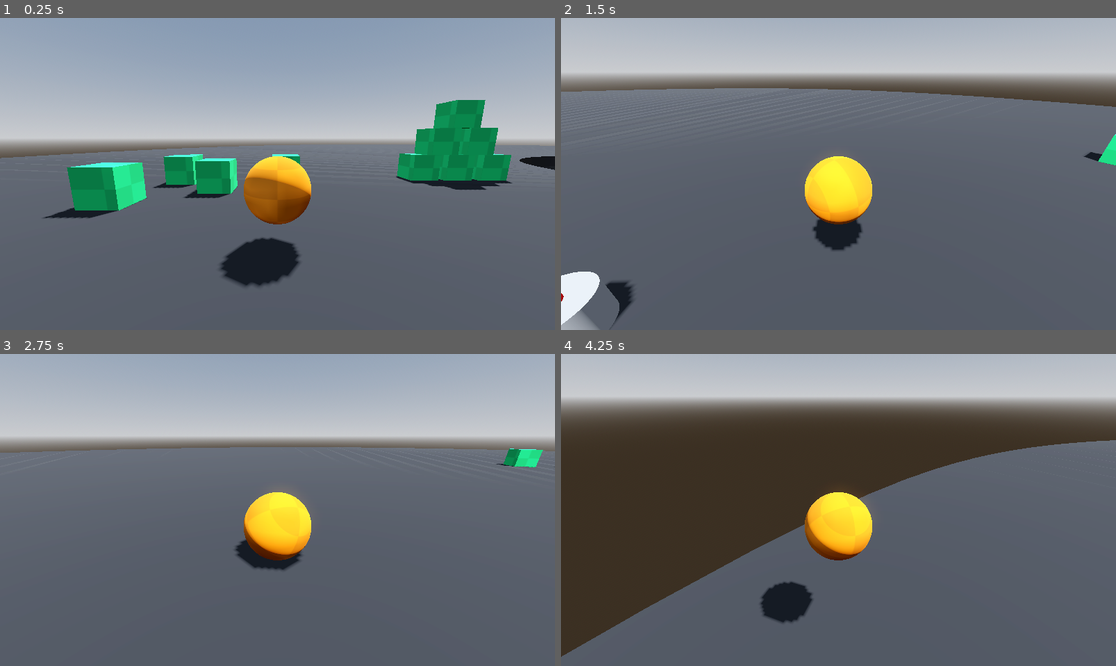
Above: before the commit, frames 1-4 (two rows, left to right).
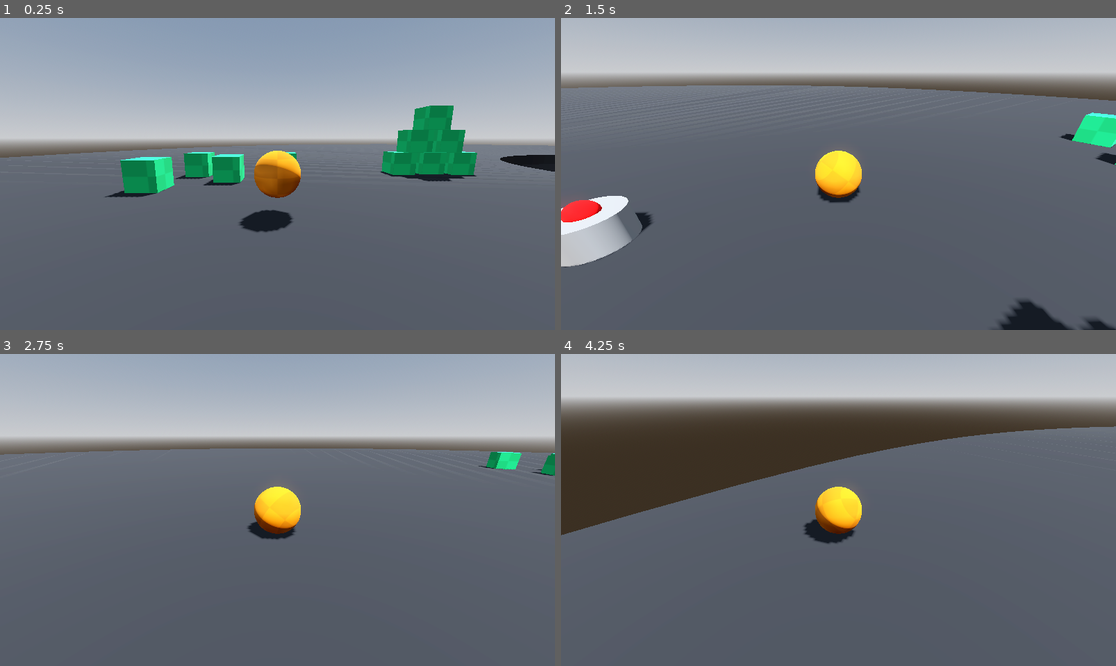
Above: after the commit, the same moments.

Repository: acrmine/3DBeatEmUpExplorer
Game: Godot game, scene res://MainLevel.tscn
Two runs of this game, one before a commit and one after it. Both use one fixed random seed, a clock stepped at 60 frames per second and the inputs below.
Inputs (mouse positions are in pixels of both pictures, inside the frame that each line leads up to):
- Up to frame 1 (0.25 s): no input
- Up to frame 2 (1.5 s): tap Enter at 0.5 s; move the mouse to (960, 158) at 0.52 s; hold D (move_right) 0.53-1.28 s; hold Shift (dive) 0.53-1.28 s; click (960, 158) at 0.67 s; tap Space (jump) at 0.77 s; move the mouse to (810, 174) at 1.27 s; hold W (move_forward) from 1.28 s (still down); tap Shift (dive) at 1.35 s
- Up to frame 3 (2.75 s): keep holding W (move_forward); tap Space (jump) at 1.52 s; move the mouse to (288, 503) at 2.02 s; hold Shift (dive) from 2.03 s (still down)
- Up to frame 4 (4.25 s): keep holding W (move_forward); move the mouse to (832, 516) at 2.77 s; release Shift (dive) at 2.78 s; tap Shift (dive) at 2.85 s; tap Space (jump) at 3.02, 3.77 s; move the mouse to (877, 513) at 3.52 s; hold Shift (dive) from 3.53 s (still down)

The runs differ from the first frame. In frame 1, 11% of the frame differs, in the area x 0-100%, y 26-86%; in frame 2, 9.0%; in frame 3, 3.4%; in frame 4, 20%, in the area x 0-100%, y 23-98%.

Commit message:
Added a little more organization for diving

Diff:
--- a/MainLevel.tscn
+++ b/MainLevel.tscn
@@ -36,32 +36,34 @@
 [node name="Shield_Enemy" parent="." instance=ExtResource("3_rlx2o")]
 transform = Transform3D(1, 0, 0, 0, 1, 0, 0, 0, 1, -20.154743, 7.280444, 0.55051327)
 
-[node name="PhysicsBox" parent="." instance=ExtResource("4_rlx2o")]
-transform = Transform3D(1, 0, 0, 0, 1, 0, 0, 0, 1, -32.478916, 7.985868, -3.4624956)
+[node name="PhysicsBoxes" type="Node" parent="."]
 
-[node name="PhysicsBox2" parent="." instance=ExtResource("4_rlx2o")]
-transform = Transform3D(1, 0, 0, 0, 1, 0, 0, 0, 1, -34.03298, 7.7313128, -4.6400642)
+[node name="PhysicsBox" parent="PhysicsBoxes" instance=ExtResource("4_rlx2o")]
+transform = Transform3D(1, 0, 0, 0, 1, 0, 0, 0, 1, -32.478916, 7.985868, -3.6657164)
 
-[node name="PhysicsBox3" parent="." instance=ExtResource("4_rlx2o")]
-transform = Transform3D(1, 0, 0, 0, 1, 0, 0, 0, 1, -34.724514, 7.730839, -2.049687)
+[node name="PhysicsBox2" parent="PhysicsBoxes" instance=ExtResource("4_rlx2o")]
+transform = Transform3D(1, 0, 0, 0, 1, 0, 0, 0, 1, -34.03298, 7.7313128, -4.843285)
 
-[node name="PhysicsBox4" parent="." instance=ExtResource("4_rlx2o")]
+[node name="PhysicsBox3" parent="PhysicsBoxes" instance=ExtResource("4_rlx2o")]
+transform = Transform3D(1, 0, 0, 0, 1, 0, 0, 0, 1, -34.724514, 7.730839, -2.2529078)
+
+[node name="PhysicsBox4" parent="PhysicsBoxes" instance=ExtResource("4_rlx2o")]
 transform = Transform3D(1, 0, 0, 0, 1, 0, 0, 0, 1, -30.290411, 7.734928, -4.898814)
 
-[node name="PhysicsBox5" parent="." instance=ExtResource("4_rlx2o")]
+[node name="PhysicsBox5" parent="PhysicsBoxes" instance=ExtResource("4_rlx2o")]
 transform = Transform3D(1, 0, 0, 0, 1, 0, 0, 0, 1, -24.889275, 7.7401247, -5.3115644)
 
-[node name="PhysicsBox6" parent="." instance=ExtResource("4_rlx2o")]
+[node name="PhysicsBox6" parent="PhysicsBoxes" instance=ExtResource("4_rlx2o")]
 transform = Transform3D(1, 0, 0, 0, 1, 0, 0, 0, 1, -23.588177, 7.74137, -5.3243484)
 
-[node name="PhysicsBox7" parent="." instance=ExtResource("4_rlx2o")]
+[node name="PhysicsBox7" parent="PhysicsBoxes" instance=ExtResource("4_rlx2o")]
 transform = Transform3D(1, 0, 0, 0, 1, 0, 0, 0, 1, -22.258614, 7.742647, -5.303224)
 
-[node name="PhysicsBox8" parent="." instance=ExtResource("4_rlx2o")]
+[node name="PhysicsBox8" parent="PhysicsBoxes" instance=ExtResource("4_rlx2o")]
 transform = Transform3D(1, 0, 0, 0, 1, 0, 0, 0, 1, -24.230865, 8.76667, -5.3445234)
 
-[node name="PhysicsBox9" parent="." instance=ExtResource("4_rlx2o")]
+[node name="PhysicsBox9" parent="PhysicsBoxes" instance=ExtResource("4_rlx2o")]
 transform = Transform3D(1, 0, 0, 0, 1, 0, 0, 0, 1, -22.903118, 8.751427, -5.3421326)
 
-[node name="PhysicsBox10" parent="." instance=ExtResource("4_rlx2o")]
+[node name="PhysicsBox10" parent="PhysicsBoxes" instance=ExtResource("4_rlx2o")]
 transform = Transform3D(1, 0, 0, 0, 1, 0, 0, 0, 1, -23.543283, 9.856209, -5.3612175)
--- a/Prefabs/Player/player.gd
+++ b/Prefabs/Player/player.gd
@@ -1,7 +1,7 @@
 extends RigidBody3D
 
 var JUMP_VELOCITY := 400.0
-var DIVE_VELOCITY := 600.0
+var DIVE_VELOCITY := 50.0
 
 var mouseSensitivity := 0.005
 var twistInput = 0.0
@@ -12,9 +12,20 @@
 var diving: bool = false
 
 @onready var player_mesh := $MeshInstance3D
+@onready var player_mesh_mat: Material = player_mesh.get_surface_override_material(0)
 @onready var player_camera := $"../TwistPivot/PitchPivot/Camera3D"
 @onready var twist_pivot := $"../TwistPivot"
 @onready var pitch_pivot := $"../TwistPivot/PitchPivot"
+
+
+func startDiving() -> void:
+	if !diving:
+		diving = true
+
+
+func stopDiving() -> void:
+	if diving:
+		diving = false
 
 
 # Called when the node enters the scene tree for the first time.
@@ -30,10 +41,13 @@
 
 # Called every frame. 'delta' is the elapsed time since the previous frame.
 func _process(delta: float) -> void:
-	touchingGround = false
+	if touchingGround:
+		touchingGround = false
 	for node in get_colliding_bodies():
 		if node.is_in_group("GroundObjects"):
-			touchingGround = true
+			if !touchingGround:
+				touchingGround = true
+			startDiving()
 			break
 
 	var input_dir := Input.get_vector("move_left", "move_right", "move_forward", "move_back")
@@ -41,6 +55,9 @@
 
 	# Apply calculated input forces
 	apply_central_force(direction *  1200.0 * delta)
+
+	if diving:
+		apply_central_force(Vector3.DOWN * DIVE_VELOCITY)
 
 	# Apply camera rotation if any was added
 	twist_pivot.rotate_y(twistInput)
@@ -69,4 +86,6 @@
 		apply_central_force(terrainNormal * JUMP_VELOCITY)
 
 	if event is InputEventKey and event.is_action_pressed("dive") and !touchingGround:
-		apply_central_force(Vector3.DOWN * DIVE_VELOCITY)
+		startDiving()
+	else:
+		stopDiving()
--- a/Prefabs/Player/player.tscn
+++ b/Prefabs/Player/player.tscn
@@ -33,7 +33,7 @@
 [node name="PitchPivot" type="Node3D" parent="TwistPivot"]
 
 [node name="Camera3D" type="Camera3D" parent="TwistPivot/PitchPivot"]
-transform = Transform3D(1, 0, 0, 0, 0.9961945, 0.08715555, 0, -0.08715555, 0.9961945, 0, 0.49999502, 3.000002)
+transform = Transform3D(1, 0, 0, 0, 0.9961947, 0.08715556, 0, -0.08715556, 0.9961947, 0, 0.383817, 4.327924)
 
 [node name="RayCast3D" type="RayCast3D" parent="."]
 hit_from_inside = true
